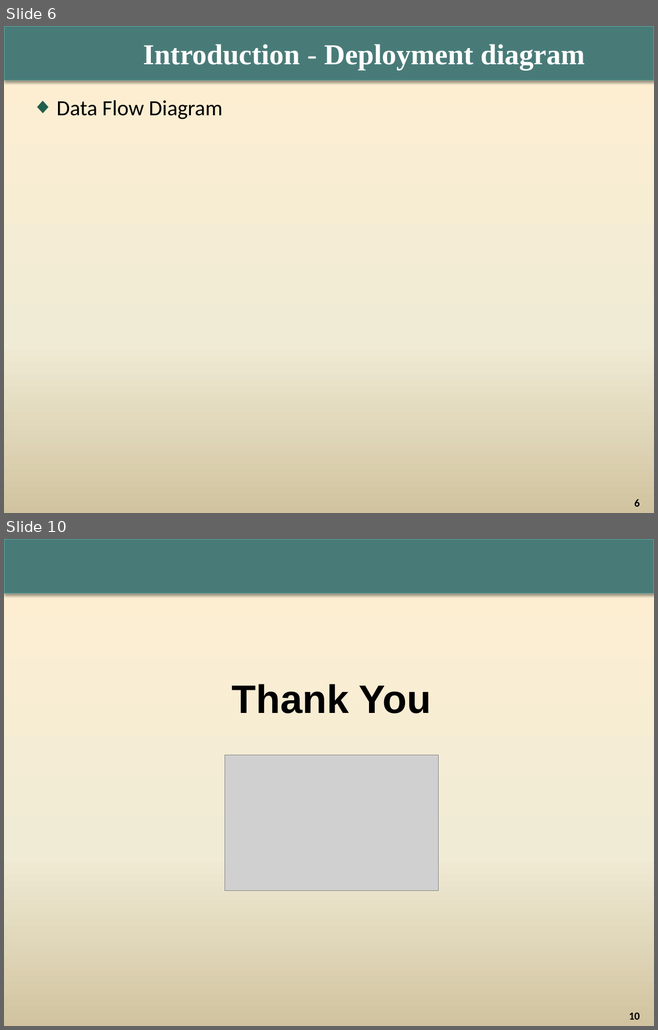
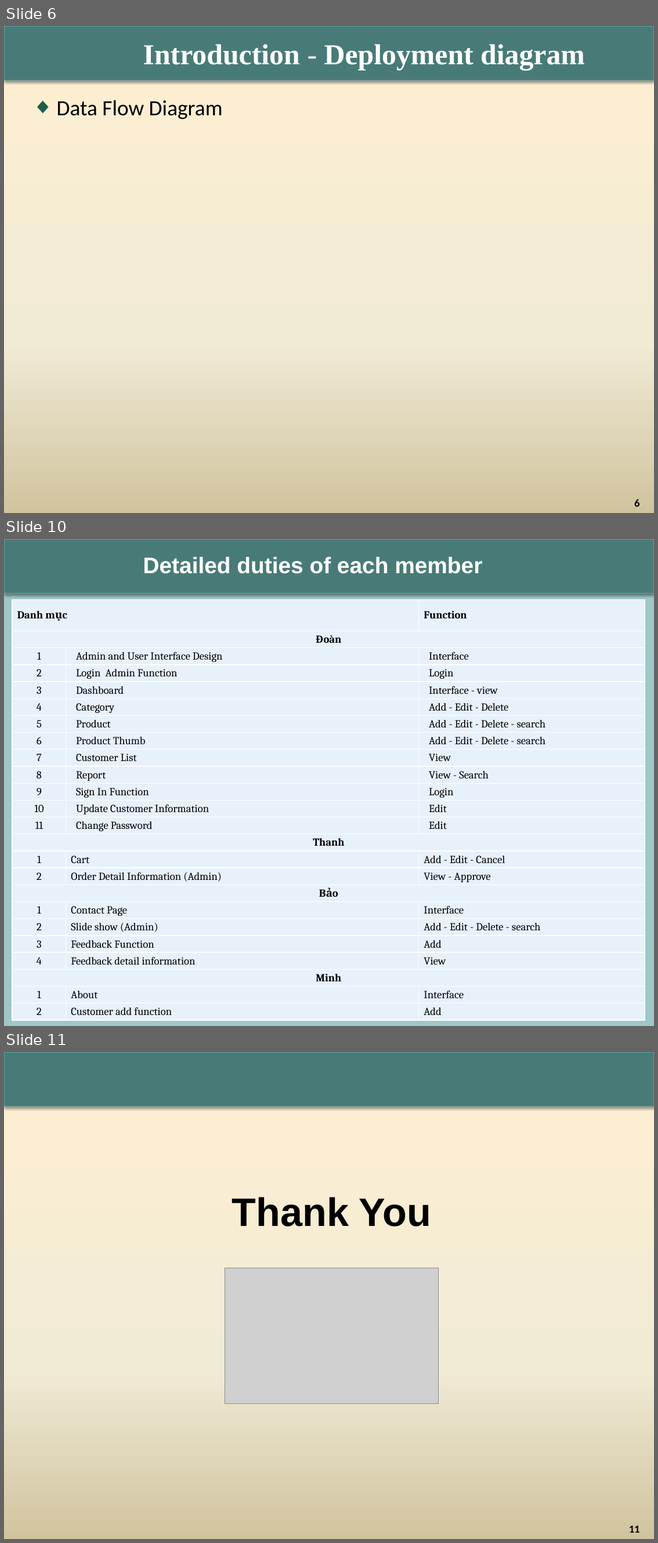
Before and after one commit to Doan7Project/DTBMFurnitureProject, a slide deck: Documentations/03. Presentation/G03_shows.pptx. Shown one above the other, each under a label of ours: slides 6 and 10 before the commit, slides 6, 10 and 11 after it; the slides between them are not shown. The pictures are 658x1030 and 658x1543 pixels, drawn with LibreOffice and Linux fonts; fonts in the diff are those of the drawing; grey boxes stand for pictures; background and template pictures are left out. Boxes give left, top, right and bottom in pixels: in the first picture for what was removed or moved away, otherwise in the second. Text is boxed around its words. In the diff, an @@ line names an element or a change of style, - is before the commit and + after.

Commit message:
update minh picture

```diff
--- a/Documentations/03. Presentation/G03_shows.pptx
+++ b/Documentations/03. Presentation/G03_shows.pptx
@@ slide 10 added at [4,539,654,1026], background #9FC7C5; not listed: 1 template element that a slide beside it also shows @@
@@ title added at [143,557,482,574], 25 pt, text #FFFFFF, bold @@
+Detailed duties of each member
@@ table added at [13,599,645,1020], 24 rows, 3 columns @@
+Danh mục |  | Function
+Đoàn |  | 
+1 | Admin and User Interface Design | Interface
+2 | Login Admin Function | Login
+3 | Dashboard | Interface - view
+4 | Category | Add - Edit - Delete
+5 | Product | Add - Edit - Delete - search
+6 | Product Thumb | Add - Edit - Delete - search
+7 | Customer List | View
+8 | Report | View - Search
+9 | Sign In Function | Login
+10 | Update Customer Information | Edit
+11 | Change Password | Edit
+Thanh |  | 
+1 | Cart | Add - Edit - Cancel
+2 | Order Detail Information (Admin) | View - Approve
+Bảo |  | 
+1 | Contact Page | Interface
+2 | Slide show (Admin) | Add - Edit - Delete - search
+3 | Feedback Function | Add
+4 | Feedback detail information | View
+Minh |  | 
+1 | About | Interface
+2 | Customer add function | Add
@@ page number added at [621,1021,632,1022], 12 pt, text #000000, bold @@
+10
@@ what was slide 10 is now slide 11 @@
@@ page number at [629,1526,640,1533]: text changed @@
-10
+11
```
Also in this commit, not shown: 8 slides changed, 3 other files.
